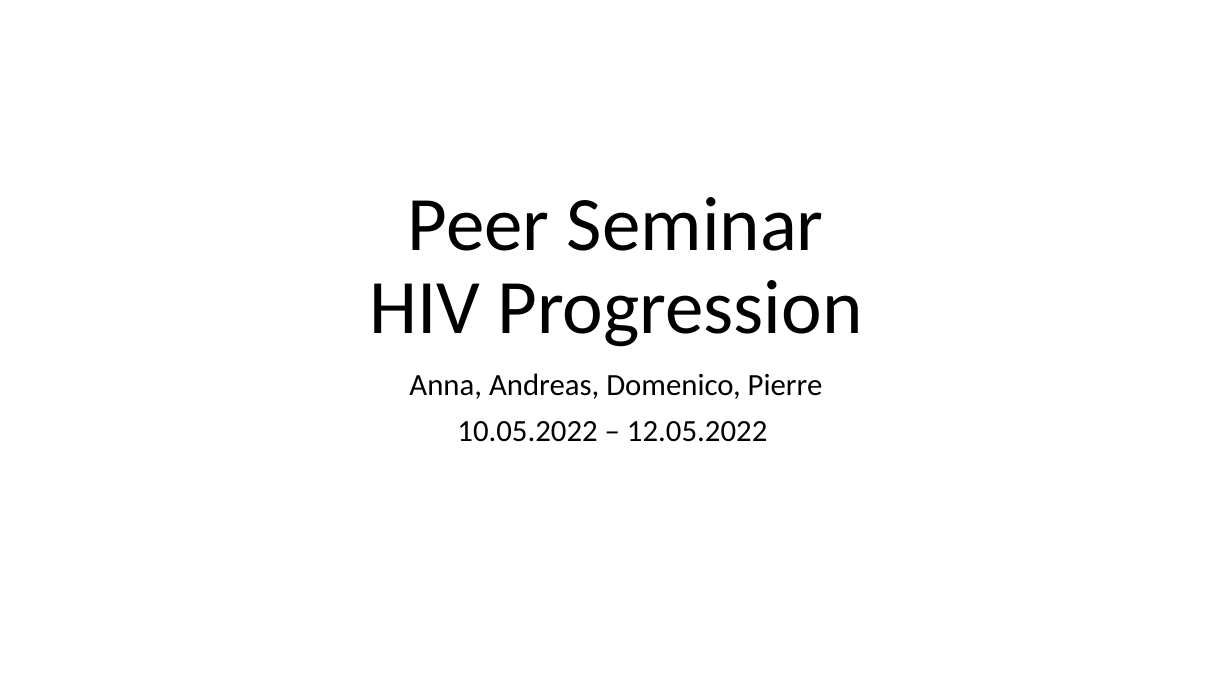
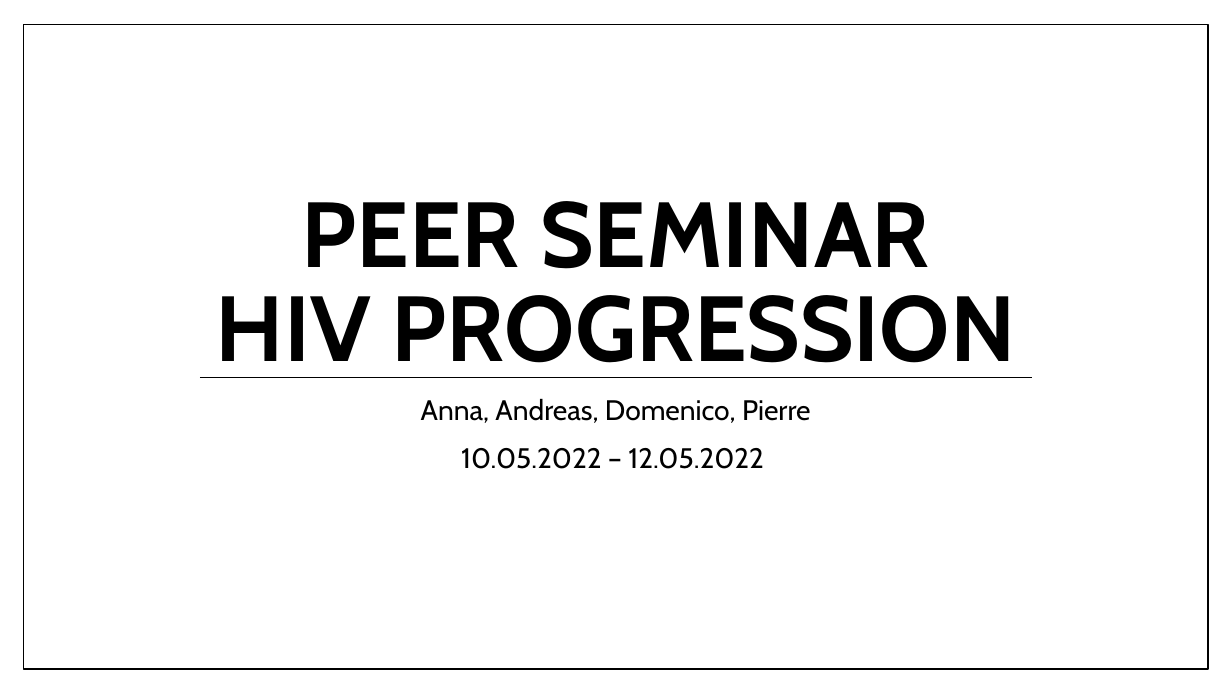
Before and after one commit to bl1zzardx/hivprogression, a slide deck: slide 1 of hivprogression/peer-seminar.pptx. Drawn at 1232x693 pixels with LibreOffice and Linux fonts; fonts in the diff are those of the drawing. Boxes give left, top, right and bottom in pixels: in the first picture for what was removed or moved away, otherwise in the second. Text is boxed around its words. In the diff, an @@ line names an element or a change of style, - is before the commit and + after.

```diff
--- a/hivprogression/peer-seminar.pptx
+++ b/hivprogression/peer-seminar.pptx
@@ rectangle added at [23, 25, 1208, 669], fill #FFFFFF, outline #000000 1 pt @@
@@ title at [216, 201, 1016, 378]: text changed; size 60 to 72 pt; font Calibri to Cabin; bold on @@
-Peer Seminar
-HIV Progression
+PEER SEMINAR
+HIV PROGRESSION
@@ line added from (200, 377) to (1031, 377), #000000 0.79 pt @@
@@ subtitle "Anna, Andreas, Domenico, Pierre": place and size @@
-subtitle "Anna, Andreas, Domenico, Pierre" at [409, 373, 823, 442]
+subtitle "Anna, Andreas, Domenico, Pierre" at [421, 398, 811, 469]
@@ subtitle "Anna, Andreas, Domenico, Pierre" at [421, 398, 811, 469]: size 24 to 22 pt, font Calibri to Cabin; more space between paragraphs @@
```
Also in this commit, not shown: 4 other slides changed, 6 slides added, 5 slides removed, 3 other files.
